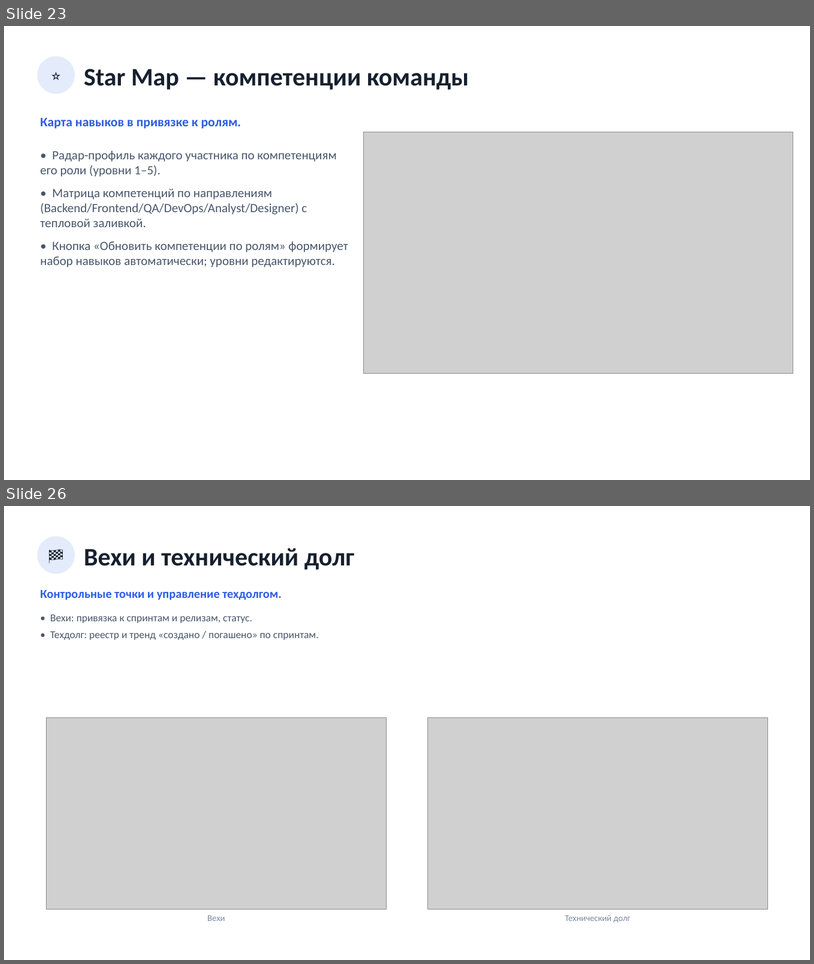
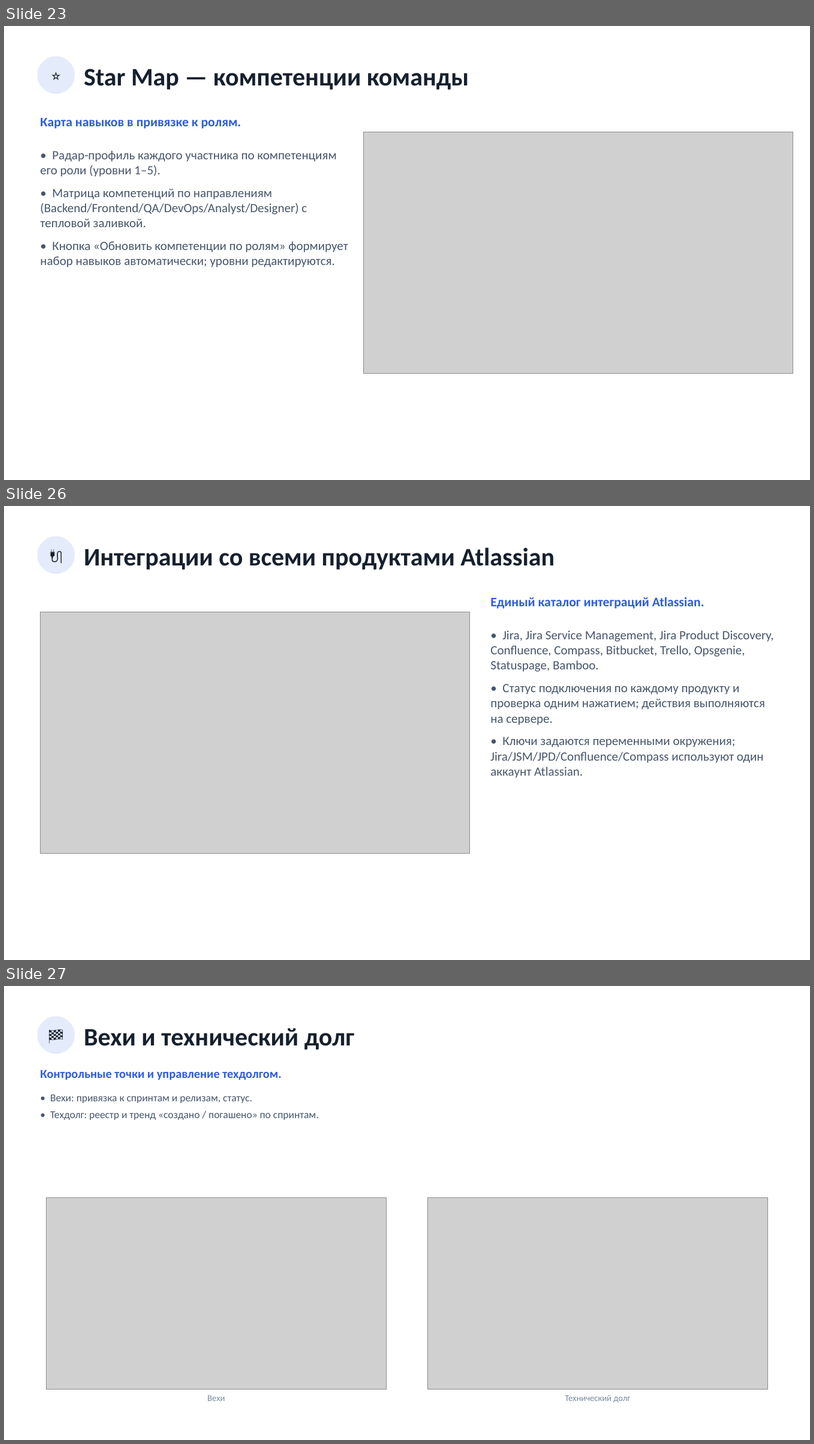
Before and after one commit to neoandrey1985/Planirovanie, a slide deck: frontend/docs/Презентация_приложения.pptx. Shown one above the other, each under a label of ours: slides 23 and 26 before the commit, slides 23, 26 and 27 after it; the slides between them are not shown. The pictures are 814x964 and 814x1444 pixels, drawn with LibreOffice and Linux fonts; fonts in the diff are those of the drawing; grey boxes stand for pictures. Boxes give left, top, right and bottom in pixels: in the first picture for what was removed or moved away, otherwise in the second. Text is boxed around its words. In the diff, an @@ line names an element or a change of style, - is before the commit and + after.

```diff
--- a/frontend/docs/Презентация_приложения.pptx
+++ b/frontend/docs/Презентация_приложения.pptx
@@ slide 26 added at (x1=4, y1=506, x2=810, y2=960), background #FFFFFF @@
@@ ellipse added at (x1=37, y1=536, x2=75, y2=574), fill #E4EBFB, 18 pt, text #16202E @@
+🔌
@@ text added at (x1=84, y1=547, x2=555, y2=570), 30 pt, text #16202E, bold @@
+Интеграции со всеми продуктами Atlassian
@@ picture added at (x1=40, y1=612, x2=470, y2=853) @@
@@ text added at (x1=491, y1=597, x2=705, y2=609), 15.5 pt, text #2D5BE3, bold @@
+Единый каталог интеграций Atlassian.
@@ text added at (x1=491, y1=630, x2=774, y2=778), 15 pt, text #47566B @@
+• Jira, Jira Service Management, Jira Product Discovery, Confluence, Compass, Bitbucket, Trello, Opsgenie, Statuspage, Bamboo.
+• Статус подключения по каждому продукту и проверка одним нажатием; действия выполняются на сервере.
+• Ключи задаются переменными окружения; Jira/JSM/JPD/Confluence/Compass используют один аккаунт Atlassian.
@@ what was slide 26 is now slide 27 @@
```
Also in this commit, not shown: 18 other files.
